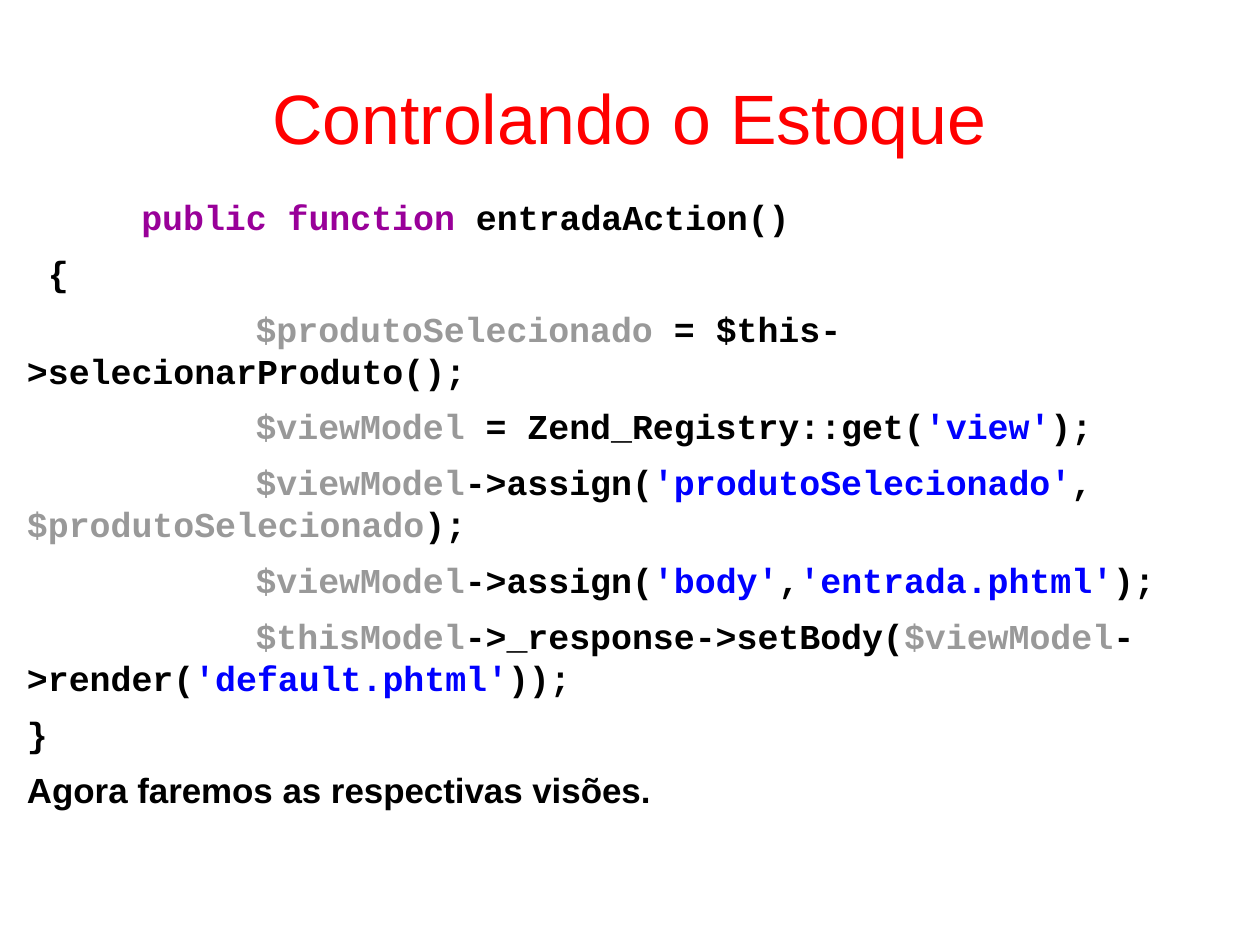
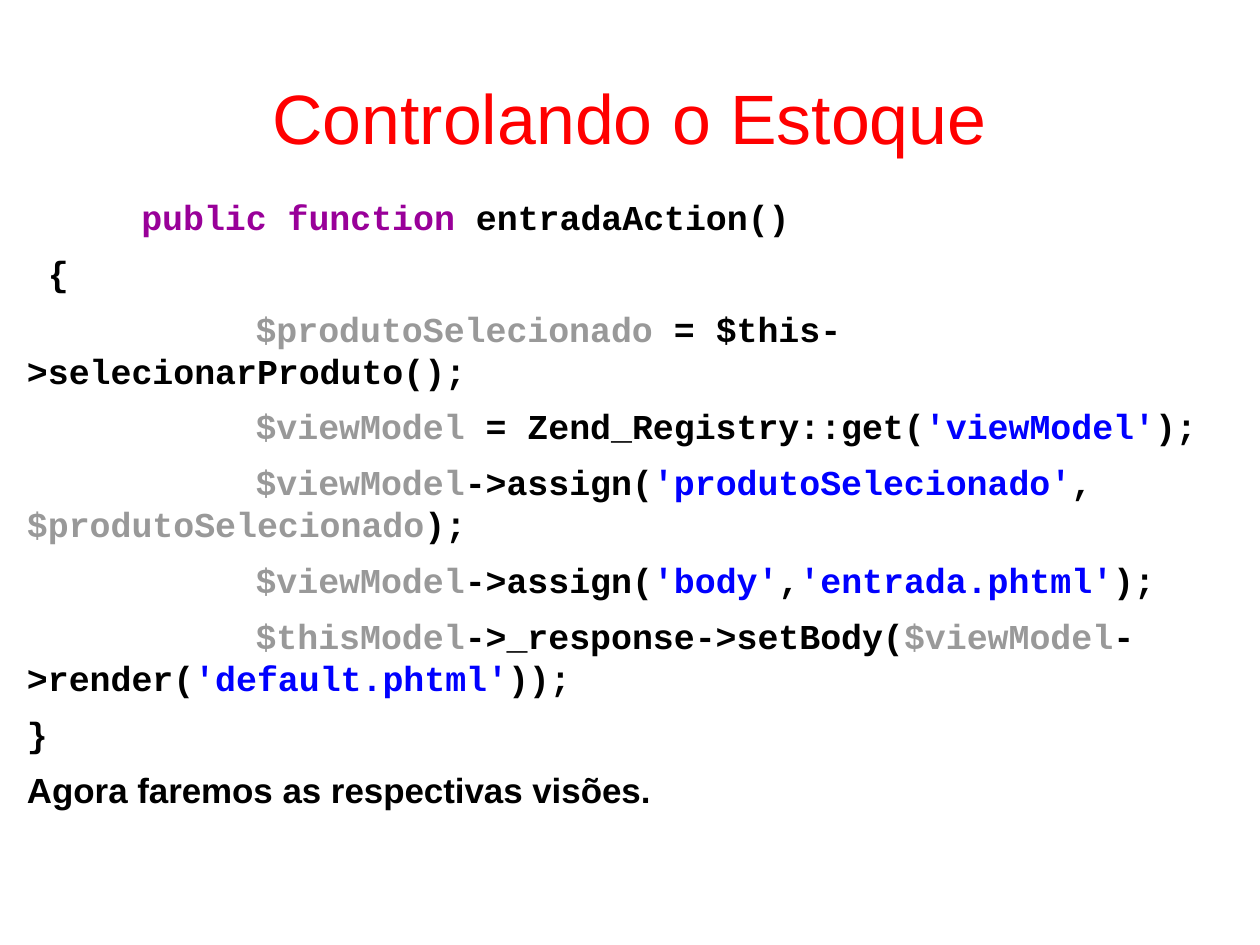
Before and after one commit to fgsl/lojasacme, a slide deck: slide 153 of docs/tutorial.odp. Drawn at 1260x945 pixels with LibreOffice and Linux fonts; fonts in the diff are those of the drawing. Boxes give left, top, right and bottom in pixels: in the first picture for what was removed or moved away, otherwise in the second. Text is boxed around its words. In the diff, an @@ line names an element or a change of style, - is before the commit and + after.

```diff
--- a/docs/tutorial.odp
+++ b/docs/tutorial.odp
@@ text at <box>256,415,1196,447</box>: text changed @@
-$viewModel = Zend_Registry::get('view');
+$viewModel = Zend_Registry::get('viewModel');
```
Also in this commit, not shown: 1 other file.
